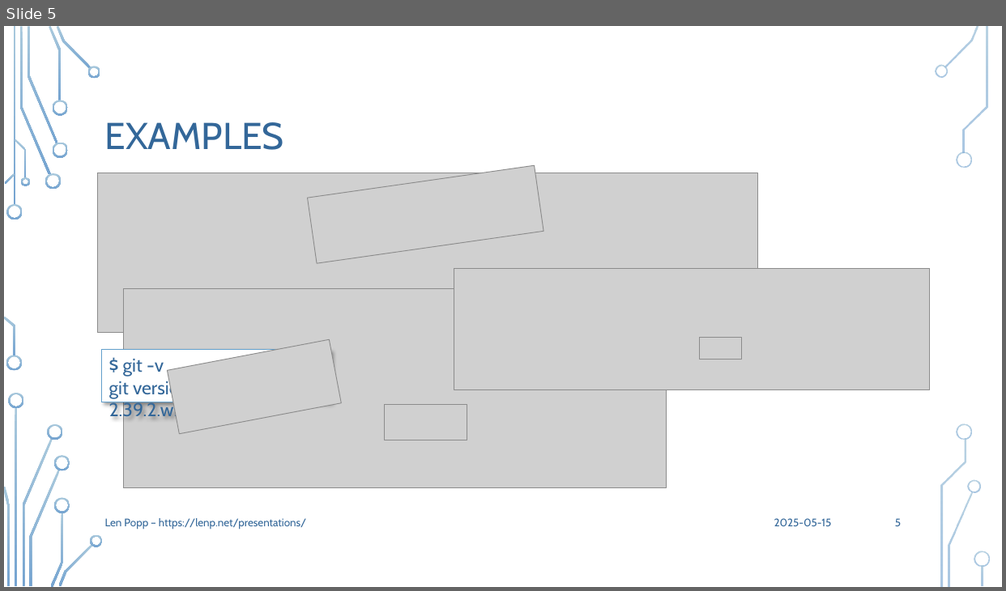
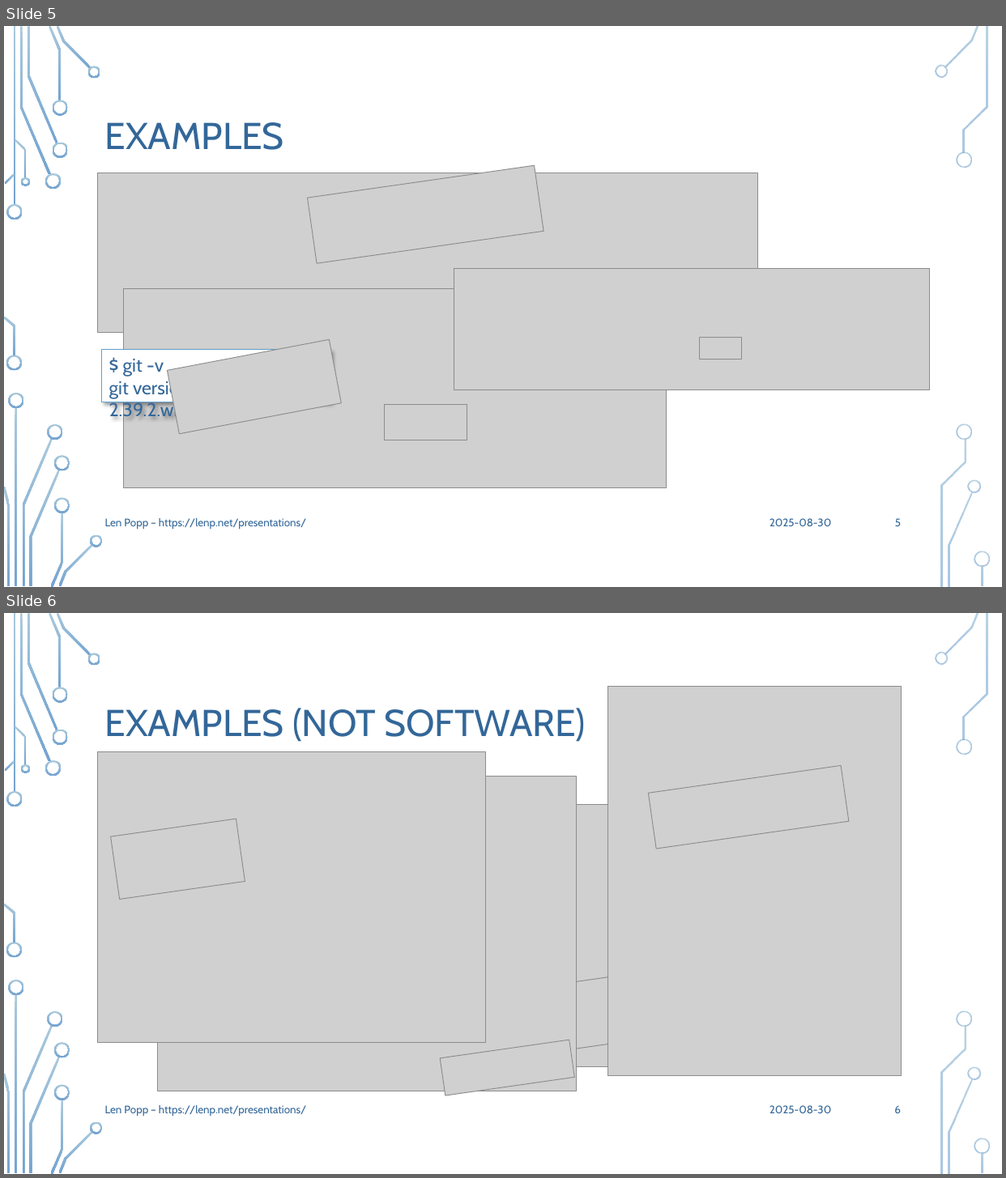
Before and after one commit to Len42/presentations, a slide deck: MakeVersionInfo/MakeVersionInfo.pptx. Shown one above the other, each under a label of ours: slide 5 before the commit, slides 5 and 6 after it. The pictures are 1006x591 and 1006x1178 pixels, drawn with LibreOffice and Linux fonts; fonts in the diff are those of the drawing; grey boxes stand for pictures; background and template pictures are left out. Boxes give left, top, right and bottom in pixels: in the first picture for what was removed or moved away, otherwise in the second. Text is boxed around its words. In the diff, an @@ line names an element or a change of style, - is before the commit and + after.

```diff
--- a/MakeVersionInfo/MakeVersionInfo.pptx
+++ b/MakeVersionInfo/MakeVersionInfo.pptx
@@ slide 6 added at [4, 613, 1002, 1174], background picture (left out); not listed: 36 template elements that a slide beside it also shows @@
@@ title added at [105, 708, 586, 742], 36 pt, text #336799 @@
+EXAMPLES (NOT SOFTWARE)
@@ picture added at [608, 687, 901, 1076] @@
@@ picture added at [98, 752, 485, 1043] @@
@@ picture added at [157, 776, 577, 1091] @@
@@ picture added at [649, 766, 849, 849] @@
@@ picture added at [213, 804, 739, 1067] @@
@@ picture added at [111, 820, 245, 900] @@
@@ picture added at [518, 958, 755, 1056] @@
@@ picture added at [440, 1041, 574, 1096] @@
@@ text added at [105, 1105, 306, 1116], 10.5 pt, text #336799 @@
+Len Popp – https://lenp.net/presentations/
@@ text added at [769, 1105, 832, 1114], 10.5 pt, text #336799 @@
+2025-08-30
@@ page number added at [894, 1105, 901, 1114], 10.5 pt, text #336799 @@
+6
@@ slide 5 changed as well @@
@@ text at [769, 518, 832, 527]: text changed @@
-2025-05-15
+2025-08-30
```
Also in this commit, not shown: 26 other slides changed, 1 other slide added, 5 other files.
